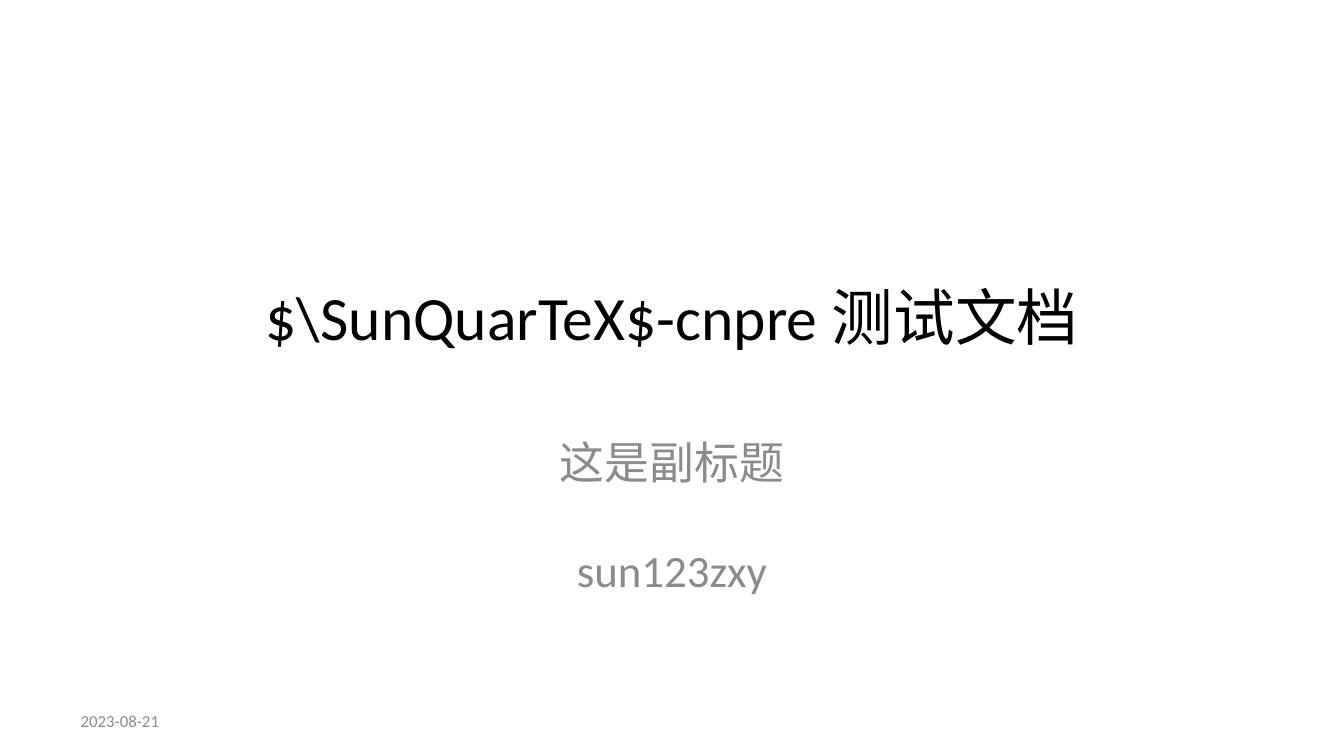
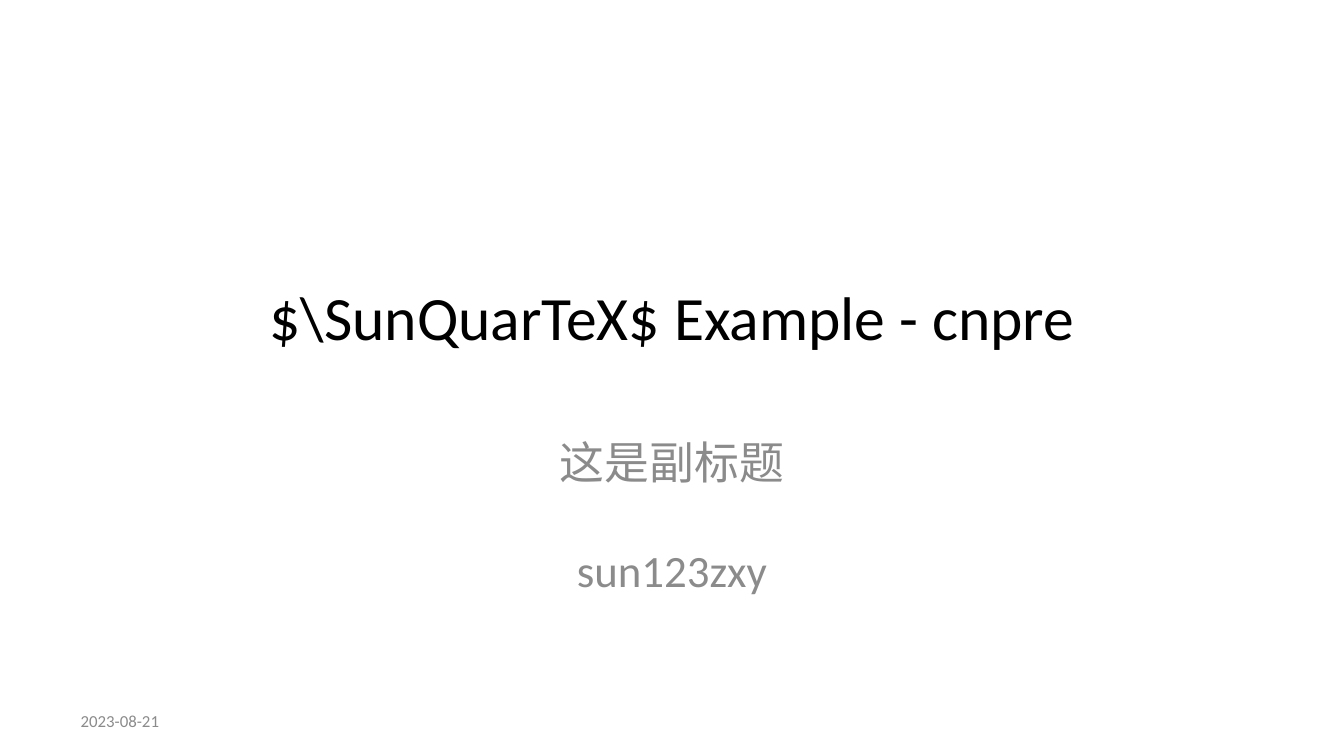
Before and after one commit to sun123zxy/sunquartex, a slide deck: slide 1 of examples/cnpre.pptx. Drawn at 1344x756 pixels with LibreOffice and Linux fonts; fonts in the diff are those of the drawing. Boxes give left, top, right and bottom in pixels: in the first picture for what was removed or moved away, otherwise in the second. Text is boxed around its words. In the diff, an @@ line names an element or a change of style, - is before the commit and + after.

```diff
--- a/examples/cnpre.pptx
+++ b/examples/cnpre.pptx
@@ title at [269,297,1074,350]: text changed @@
-$\SunQuarTeX$-cnpre 测试文档
+$\SunQuarTeX$ Example - cnpre
```
Also in this commit, not shown: 34 other files.
